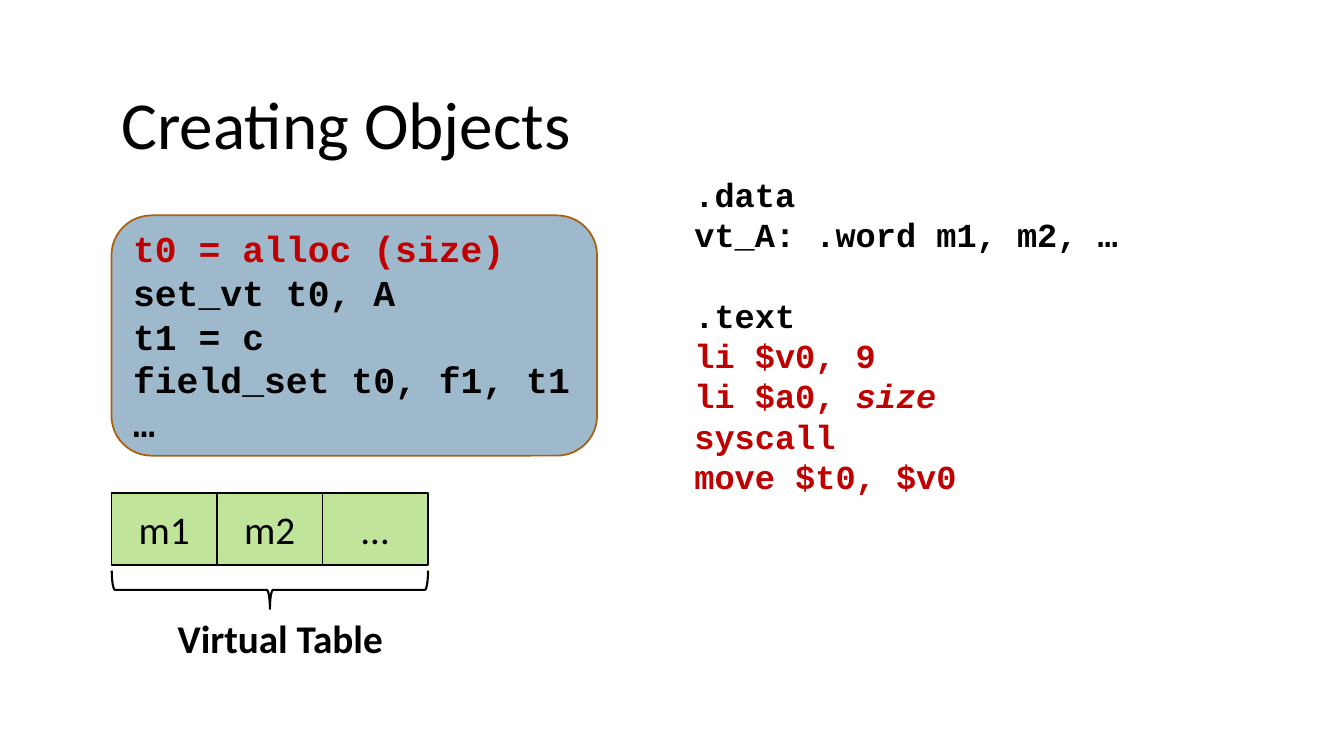
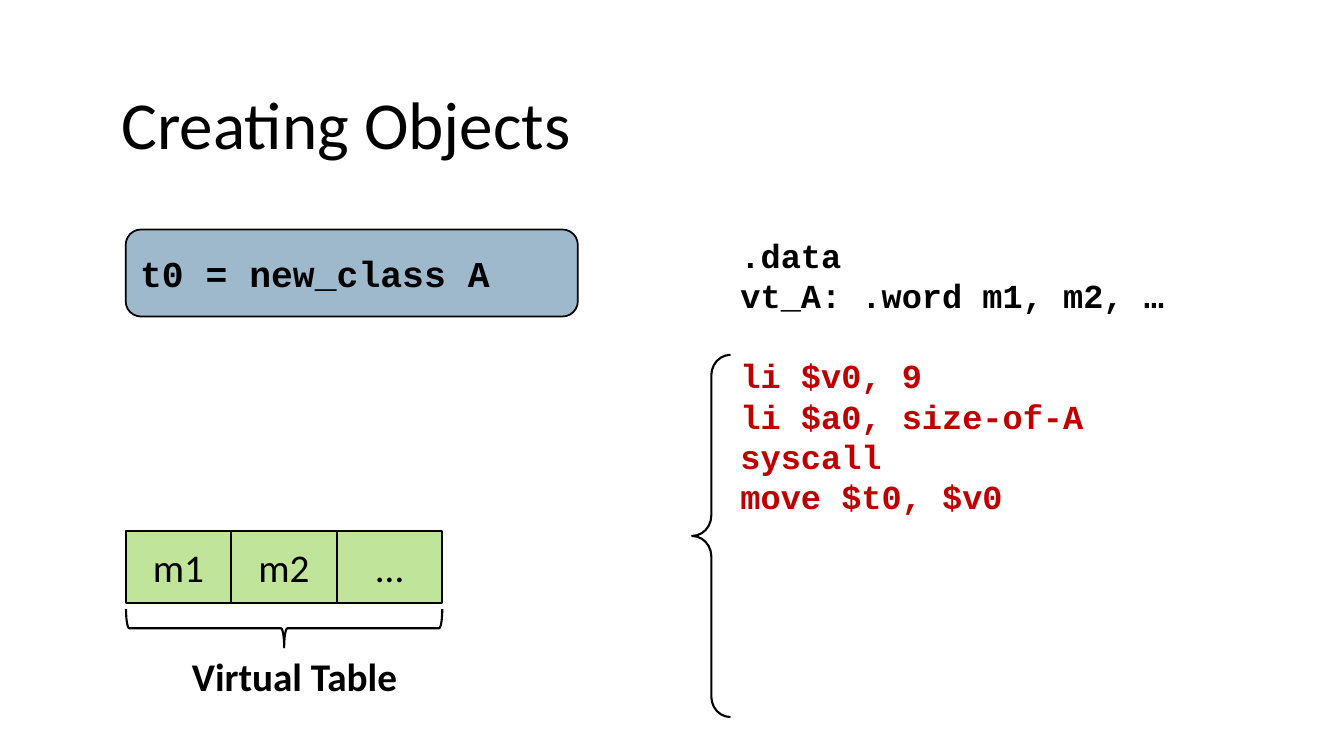
Before and after one commit to nivshani/compilation, a slide deck: slide 85 of slides/codegen.pptx (slide 84 before the commit). Drawn at 1344x756 pixels with LibreOffice and Linux fonts; fonts in the diff are those of the drawing. Boxes give left, top, right and bottom in pixels: in the first picture for what was removed or moved away, otherwise in the second. Text is boxed around its words. In the diff, an @@ line names an element or a change of style, - is before the commit and + after.

```diff
--- a/slides/codegen.pptx
+++ b/slides/codegen.pptx
@@ rounded rectangle removed at [112, 216, 598, 456] @@
-t0 = alloc (size)
-set_vt t0, A
-t1 = c
-field_set t0, f1, t1
-…
@@ rounded rectangle added at [126, 230, 579, 317], fill #40749B at 50% opacity, outline #000000 1.25 pt, 26 pt, text #000000, bold @@
+t0 = new_class A
@@ text ".data": place and size @@
-text ".data" at [694, 182, 1078, 495]
+text ".data" at [740, 243, 1124, 515]
@@ text at [694, 305, 795, 329]: paragraph removed @@
-.text
@@ left brace added at [693, 355, 731, 717], outline #000000 1.5 pt @@
@@ text at [740, 404, 1084, 435]: text changed @@
-li $a0, size
+li $a0, size-of-A
@@ 3 rectangles, 1 text, 1 left brace: place and size @@
-3 rectangles, 1 text, 1 left brace at [112, 493, 429, 654]
+3 rectangles, 1 text, 1 left brace at [126, 531, 443, 692]
```
Also in this commit, not shown: 17 other slides changed, 5 slides added, 1 other file.
